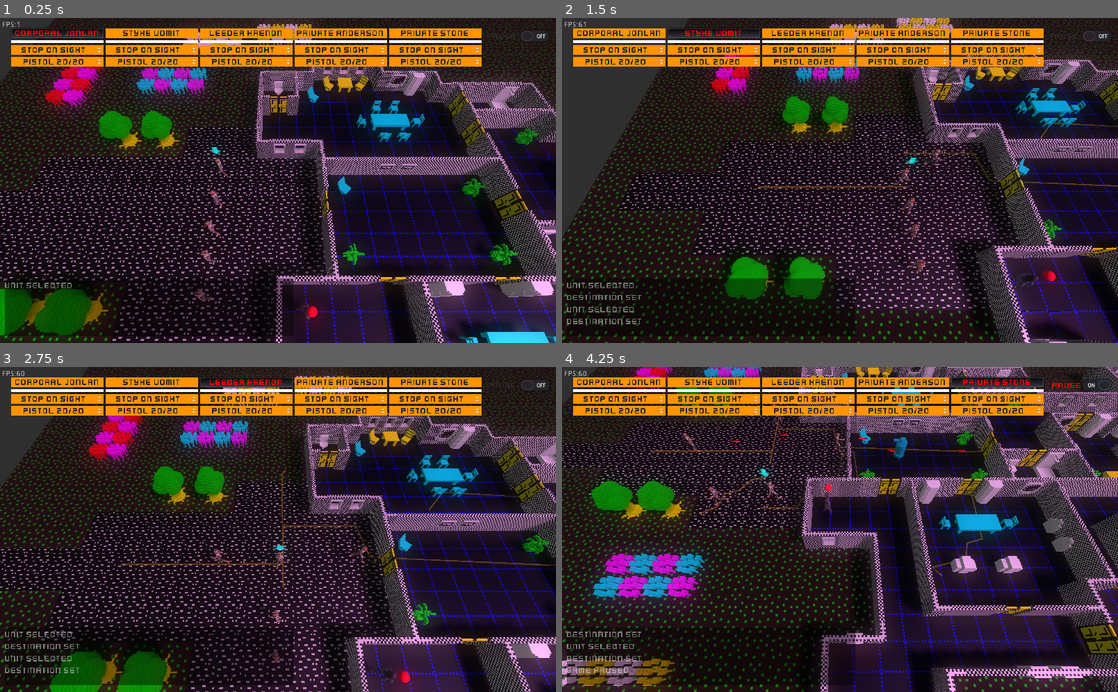
Above: before the commit, frames 1-4 (two rows, left to right).
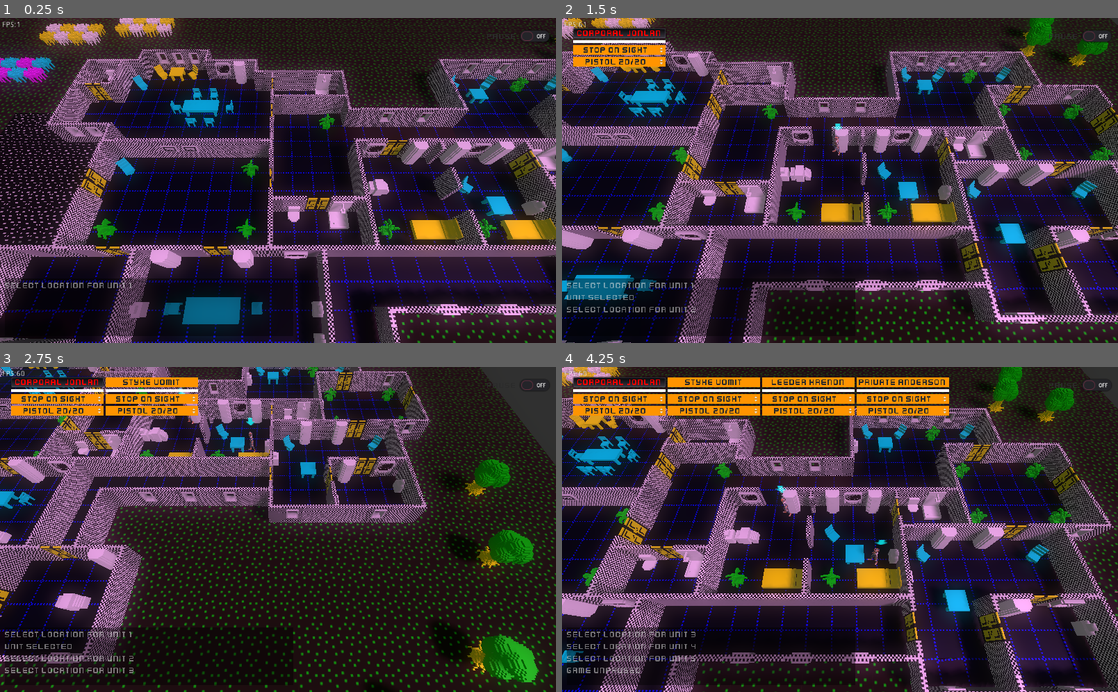
Above: after the commit, the same moments.

Repository: SteveSmith16384/LaserFodder
Game: Godot game, scene res://Main.tscn
The game is run twice, just before and just after one commit, with the same random seed, the same clock (stepped at 60 frames per second) and the same inputs.
Inputs (mouse positions are in pixels of both pictures, inside the frame that each line leads up to):
- Up to frame 1 (0.25 s): no input
- Up to frame 2 (1.5 s): move the mouse to (962, 164) at 0.52 s; hold Right (ui_right) 0.53-1.28 s; tap 1 (unit_1) at 0.6 s; click (962, 164) at 0.67 s; move the mouse to (728, 196) at 1.27 s; hold Down (ui_down) from 1.28 s (still down); tap 2 (unit_2) at 1.35 s; click (728, 196) at 1.42 s
- Up to frame 3 (2.75 s): move the mouse to (333, 458) at 2.02 s; release Down (ui_down) at 2.03 s; hold Right (ui_right) from 2.03 s (still down); tap 3 (unit_3) at 2.1 s; click (333, 458) at 2.17 s
- Up to frame 4 (4.25 s): move the mouse to (812, 594) at 2.77 s; release Right (ui_right) at 2.78 s; hold Up (ui_up) 2.78-3.53 s; tap 4 (unit_4) at 2.85 s; click (812, 594) at 2.92 s; move the mouse to (1006, 578) at 3.52 s; hold Left (ui_left) from 3.53 s (still down); tap 5 (unit_5) at 3.6 s; click (1006, 578) at 3.67 s; tap P (pause) at 4.15 s

The runs differ from the first frame. In frame 1, 59% of the frame differs, in the area x 0-100%, y 0-100%; in frame 2, 57%; in frame 3, 57%; in frame 4, 54%.
Error after the commit: Invalid get index '0' (on base: 'Array'). (res://GameScene.gd:36)

Commit message:
Deployment

Diff:
--- a/src/CameraController.gd
+++ b/src/CameraController.gd
@@ -48,3 +48,8 @@
 func set_target_aim(pos:Vector3):
 	_target_aim = pos
 	return
+
+func adj_target_aim(x: float, z:float):
+	_target_aim.x += x
+	_target_aim.z += z
+	return
--- a/src/EnemyDroid.gd
+++ b/src/EnemyDroid.gd
@@ -10,7 +10,7 @@
 	$CanCarry.items.push_back(laser)
 	$CanCarry.current_item = laser#$CanCarry.get_first_gun()
 
-	#self.visible = false
+	self.visible = false
 	pass
 
 
--- a/src/GameScene.gd
+++ b/src/GameScene.gd
@@ -9,18 +9,22 @@
 var shoot_clicked = false
 var mouse_pos := Vector2()
 
+var units_left_to_deploy = 5
+
 func _ready():
 	# Create players
-	var start_positions = $SternersHouse.get_player_start_points()
-	for start_position in start_positions:
-		_create_player(start_position.global_translation)
+#	var start_positions = $SternersHouse.get_player_start_points()
+#	for start_position in start_positions:
+#		_create_player(start_position.global_translation)
 
 	EventBus.connect("explosion", self, "_on_explosion")
 
-	var players = get_tree().get_nodes_in_group("player")
-	_on_player_selected(players[0])
-
-	$CameraController.set_target_aim(selected_unit.global_translation)
+#	var players = get_tree().get_nodes_in_group("player")
+#	_on_player_selected(players[0])
+
+#	$CameraController.set_target_aim(selected_unit.global_translation)
+
+	append_log("Select location for unit " + str(6-units_left_to_deploy))
 	pass
 
 
@@ -45,7 +49,40 @@
 	pass
 
 
-func _physics_process(_delta):
+func _physics_process(delta):
+	if Globals.game_stage == Globals.GameStage.DEPLOYMENT:
+		_physics_process_deploy(delta)
+	elif Globals.game_stage == Globals.GameStage.IN_GAME:
+		_physics_process_in_game(delta)
+	pass
+
+
+func _physics_process_deploy(delta):
+#	if mouse_pos.x > 612:
+#	$CameraController.adj_target_aim((mouse_pos.x - 612) * delta * 0.1, 0)
+#	else:
+#		$CameraController.adj_target_aim(mouse_pos.x - 612)
+
+	if destination_clicked:
+		destination_clicked = false
+
+		var camera = $CameraController/Camera
+		var from = camera.project_ray_origin(mouse_pos)
+		var to = from + camera.project_ray_normal(mouse_pos) * 1000
+		#print("Click:" + str(to))
+		var result = get_world().direct_space_state.intersect_ray(from, to)
+		if result.size() > 0:
+			if result.collider.is_in_group("floor"):
+				_create_player(result.position)
+				units_left_to_deploy -= 1
+				if units_left_to_deploy <= 0:
+					_start_game()
+				else:
+					append_log("Select location for unit " + str(6-units_left_to_deploy))
+	pass
+
+
+func _physics_process_in_game(_delta):
 	if selected_unit == null:
 		return
 
@@ -63,7 +100,7 @@
 	if destination_clicked or shoot_clicked:
 		var camera = $CameraController/Camera
 		var from = camera.project_ray_origin(mouse_pos)
-		var to = from + camera.project_ray_normal(mouse_pos) * 1000#ray_length
+		var to = from + camera.project_ray_normal(mouse_pos) * 1000
 		#print("Click:" + str(to))
 		var result = get_world().direct_space_state.intersect_ray(from, to)
 		if result.size() > 0:
@@ -102,6 +139,19 @@
 	pass
 
 
+func _start_game():
+	Globals.game_stage = Globals.GameStage.IN_GAME
+
+	var players = get_tree().get_nodes_in_group("player")
+	_on_player_selected(players[0])
+
+	$CameraController.set_target_aim(selected_unit.global_translation)
+
+	append_log("MISSION STARTED!")
+	append_log("Press P to pause the action")
+	pass
+
+
 func _on_player_selected(player:KinematicBody):
 	for pl in get_tree().get_nodes_in_group("player"):
 		pl.get_node("SelectedArrow").visible = false
--- a/src/Globals.gd
+++ b/src/Globals.gd
@@ -16,8 +16,10 @@
 
 var astar: AStar
 var rnd : RandomNumberGenerator
-var game_paused = false
-#var centre_on_unit = false
+var game_paused = true # Start paused
+
+enum GameStage {DEPLOYMENT, IN_GAME}
+var game_stage : int = GameStage.DEPLOYMENT
 
 
 func _ready():
--- a/src/SternerRegnix.gd
+++ b/src/SternerRegnix.gd
@@ -11,7 +11,7 @@
 	$CanCarry.items.push_back(pistol)
 	$CanCarry.current_item = $CanCarry.get_first_gun()
 
-	#self.visible = false
+	self.visible = false
 	pass
 
 
--- a/src/project.godot
+++ b/src/project.godot
@@ -95,6 +95,12 @@
 "events": [ Object(InputEventKey,"resource_local_to_scene":false,"resource_name":"","device":0,"alt":false,"shift":false,"control":false,"meta":false,"command":false,"pressed":false,"scancode":80,"physical_scancode":0,"unicode":0,"echo":false,"script":null)
  ]
 }
+left={
+"deadzone": 0.5,
+"events": [ Object(InputEventKey,"resource_local_to_scene":false,"resource_name":"","device":0,"alt":false,"shift":false,"control":false,"meta":false,"command":false,"pressed":false,"scancode":65,"physical_scancode":0,"unicode":0,"echo":false,"script":null)
+, Object(InputEventKey,"resource_local_to_scene":false,"resource_name":"","device":0,"alt":false,"shift":false,"control":false,"meta":false,"command":false,"pressed":false,"scancode":16777231,"physical_scancode":0,"unicode":0,"echo":false,"script":null)
+ ]
+}
 
 [layer_names]
 
--- a/src/systems/DroidAISystem.gd
+++ b/src/systems/DroidAISystem.gd
@@ -6,6 +6,9 @@
 var shared_target: Spatial
 
 func _process(delta):
+	if Globals.game_stage != Globals.GameStage.IN_GAME:
+		return
+
 	if Globals.game_paused:
 		return
 
--- a/src/systems/PlayerAISystem.gd
+++ b/src/systems/PlayerAISystem.gd
@@ -4,6 +4,9 @@
 const ENEMY_TARGET_CHECK_INTERVAL :float = 1.0
 
 func _physics_process(delta):
+	if Globals.game_stage != Globals.GameStage.IN_GAME:
+		return
+
 	if Globals.game_paused:
 		return
 
--- a/src/systems/SternerAISystem.gd
+++ b/src/systems/SternerAISystem.gd
@@ -4,6 +4,9 @@
 const ENEMY_TARGET_CHECK_INTERVAL :float = 0.8
 
 func _process(delta):
+	if Globals.game_stage != Globals.GameStage.IN_GAME:
+		return
+
 	if Globals.game_paused:
 		return
 
